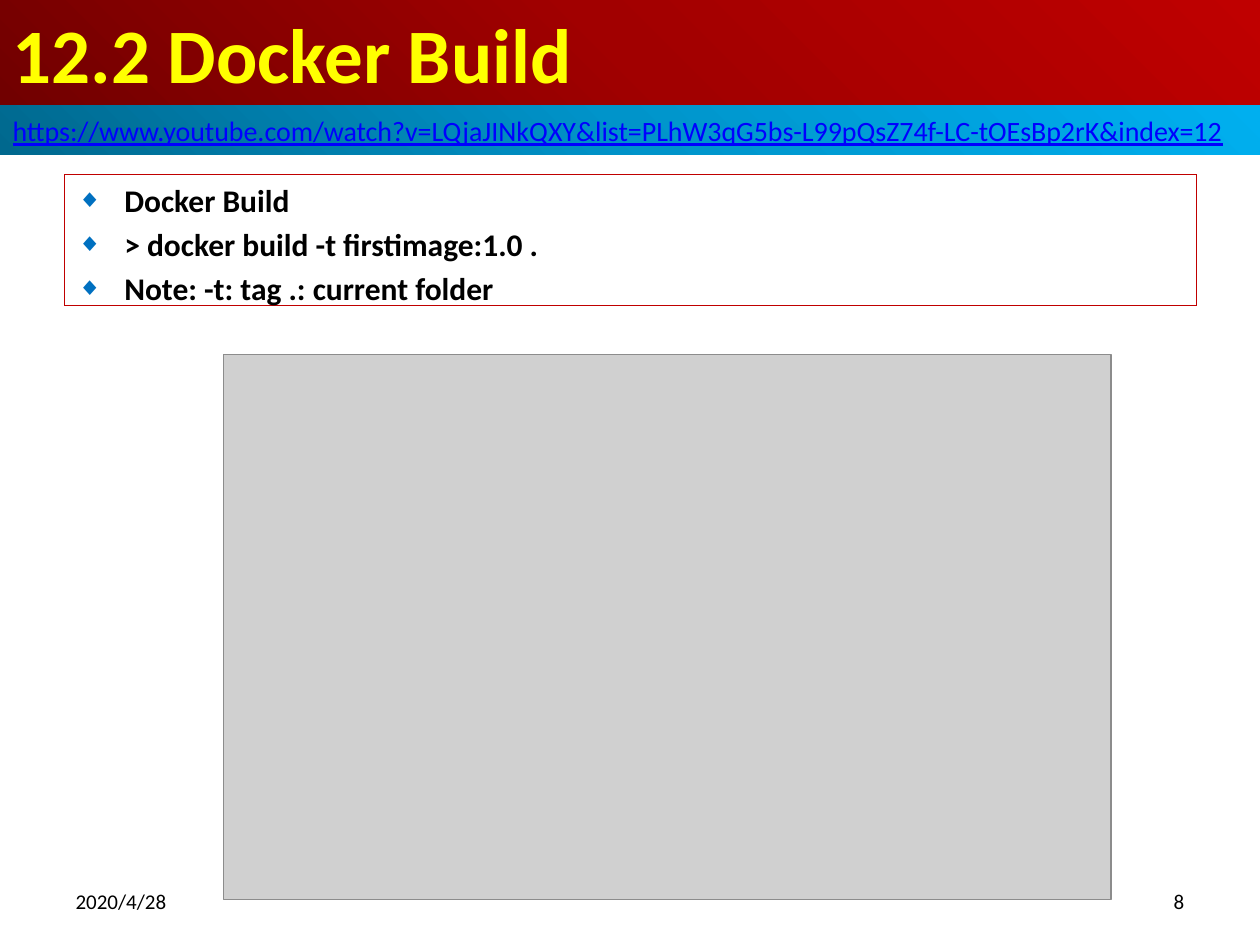
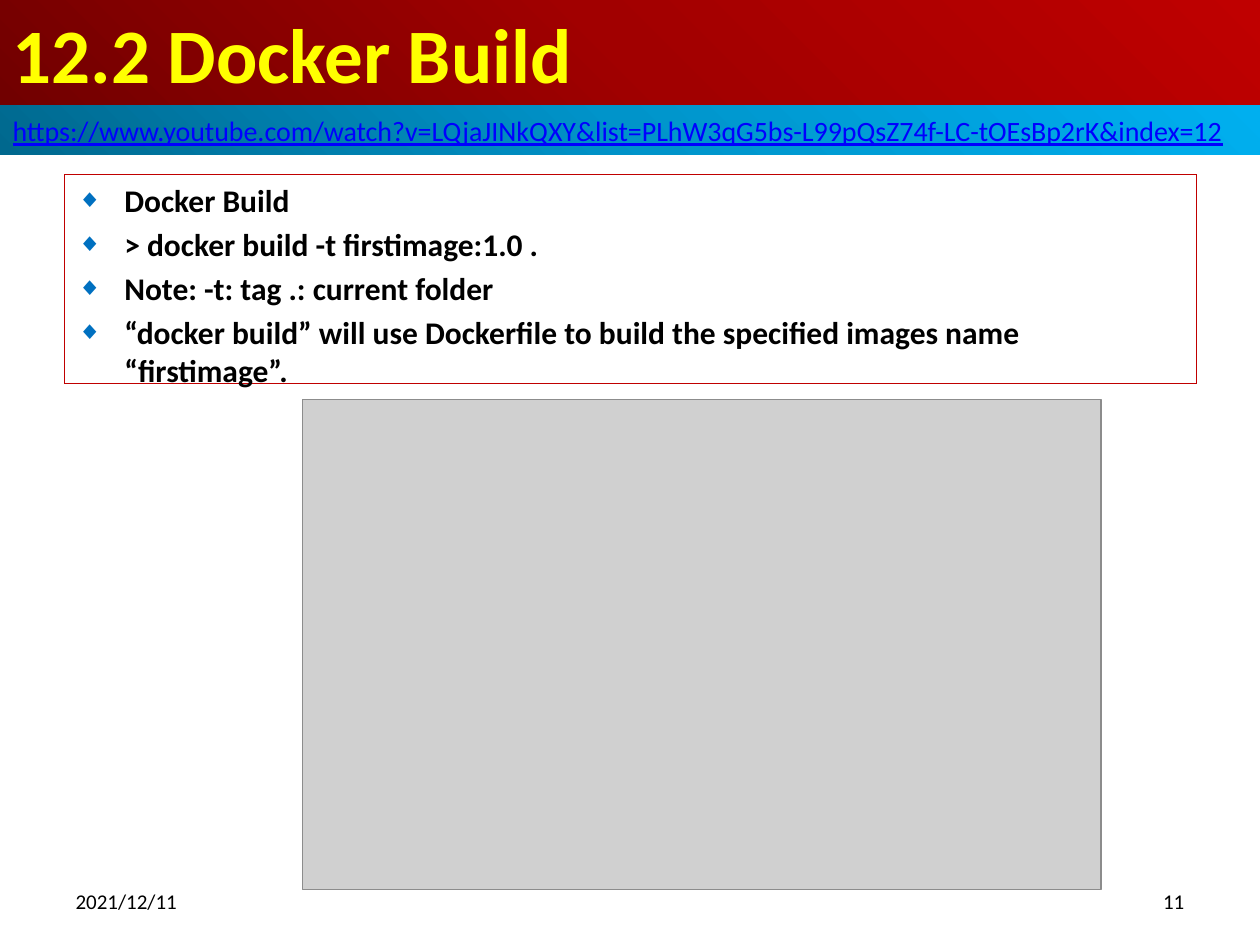
Before and after one commit to peterhchen/800-Docker, a slide deck: slide 11 of 12_Dockerfile.pptx (slide 8 before the commit). Drawn at 1260x945 pixels with LibreOffice and Linux fonts; fonts in the diff are those of the drawing; grey boxes stand for pictures. Boxes give left, top, right and bottom in pixels: in the first picture for what was removed or moved away, otherwise in the second. Text is boxed around its words. In the diff, an @@ line names an element or a change of style, - is before the commit and + after.

```diff
--- a/12_Dockerfile.pptx
+++ b/12_Dockerfile.pptx
@@ subtitle "Docker Build": place and size @@
-subtitle "Docker Build" at [64, 175, 1197, 305]
+subtitle "Docker Build" at [64, 175, 1197, 383]
@@ subtitle at [124, 321, 1019, 388]: paragraph added @@
+◆ “docker build” will use Dockerfile to build the specified images name “firstimage”.
@@ picture: place and size @@
-picture at [223, 355, 1111, 900]
+picture at [302, 399, 1101, 890]
@@ text at [76, 894, 177, 910]: text changed @@
-2020/4/28
+2021/12/11
@@ page number at [1163, 895, 1184, 909]: text changed @@
-8
+11
```
Also in this commit, not shown: 11 other slides changed, 3 slides added.
